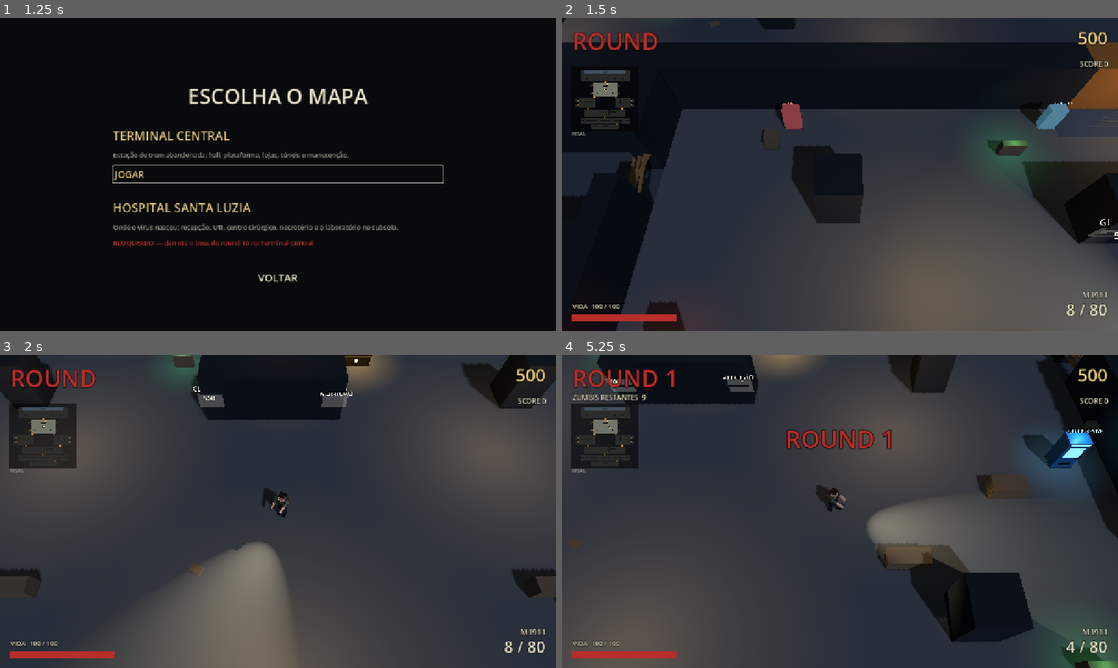
Above: before the commit, frames 1-4 (two rows, left to right).
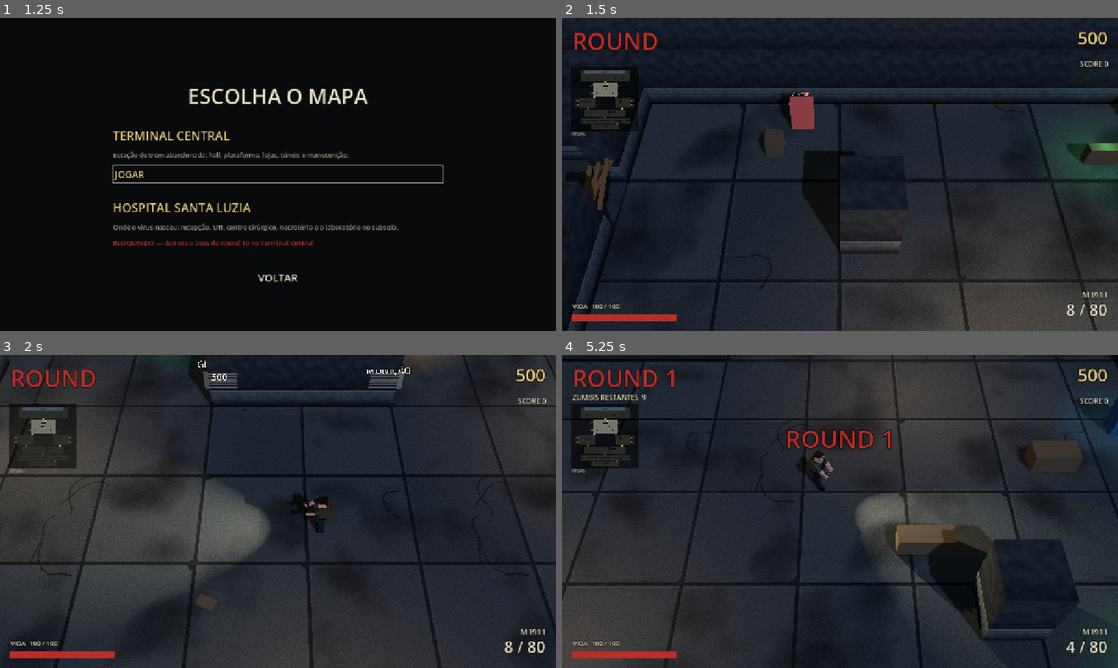
Above: after the commit, the same moments.

Repository: MeioDormindo/tentando-sobreviver-web
Game: Godot game, scene res://scenes/ui/main_menu.tscn
Two runs of this game, one before a commit and one after it. Both use one fixed random seed, a clock stepped at 60 frames per second and the inputs below.
Inputs (mouse positions are in pixels of both pictures, inside the frame that each line leads up to):
- Up to frame 1 (1.25 s): click "JOGAR" at 0.5 s
- Up to frame 2 (1.5 s): click "JOGAR" at 1.25 s
- Up to frame 3 (2 s): no input
- Up to frame 4 (5.25 s): tap Enter at 2 s; move the mouse to (962, 495) at 2.02 s; hold D (move_right) 2.03-2.78 s; hold E (interact) 2.03-2.78 s; click (962, 495) at 2.17 s; tap Space (jump) at 2.27, 3.02, 4.52 s; move the mouse to (728, 527) at 2.77 s; hold S (move_down) 2.78-3.53 s; click (728, 527) at 2.85 s; tap E (interact) at 3.05, 4.55 s; move the mouse to (895, 442) at 3.52 s; hold D (move_right) 3.53-4.28 s; hold E (interact) 3.53-4.28 s; click (895, 442) at 3.67 s; move the mouse to (812, 574) at 4.27 s; hold W (move_up) 4.28-5.03 s; tap V (melee) at 4.35 s; click (812, 574) at 4.42 s; move the mouse to (1006, 558) at 5.02 s; hold A (move_left) from 5.03 s (still down); hold E (interact) from 5.03 s (still down); tap Q (switch_weapon) at 5.1 s; click (1006, 558) at 5.17 s

Frame 1 is identical in both runs. In frame 2, 35% of the frame differs, in the area x 0-100%, y 0-100%; in frame 3, 36%; in frame 4, 34%.

Commit message:
Godot 2.5D (etapa A): câmera top-down 3/4 com antecipação da mira, chão e paredes com a arte do jogo web (SVG rasterizada pelo resvg), oclusão das paredes com pontilhado em volta do jogador
Co-Authored-By: Claude Opus 5.5 <noreply@anthropic.com>

Diff:
--- a/godot/project.godot
+++ b/godot/project.godot
@@ -48,3 +48,18 @@
 ; bem em celulares. Pode ser trocado por plataforma quando o visual pedir.
 renderer/rendering_method="gl_compatibility"
 renderer/rendering_method.mobile="gl_compatibility"
+
+[shader_globals]
+
+occlusion_screen={
+"type": "vec2",
+"value": Vector2(-10, -10)
+}
+occlusion_view_z={
+"type": "float",
+"value": 0.0
+}
+occlusion_aspect={
+"type": "float",
+"value": 1.7778
+}
--- a/godot/scenes/main.tscn
+++ b/godot/scenes/main.tscn
@@ -22,6 +22,7 @@
 [ext_resource type="Resource" path="res://data/configs/achievements.tres" id="20_achievement_data"]
 [ext_resource type="Script" path="res://scripts/systems/power_up_system.gd" id="21_powerups"]
 [ext_resource type="Script" path="res://scripts/systems/minimap_feed.gd" id="24_minimap"]
+[ext_resource type="Script" path="res://scripts/player/camera_occlusion.gd" id="30_occlusion"]
 [ext_resource type="Script" path="res://scripts/events/world_event_system.gd" id="25_events"]
 [ext_resource type="Resource" path="res://data/configs/world_events.tres" id="26_event_data"]
 [ext_resource type="Script" path="res://scripts/quests/serum_quest.gd" id="27_serum"]
@@ -40,9 +41,13 @@
 
 [node name="Camera" type="Camera3D" parent="." node_paths=PackedStringArray("target")]
 current = true
-fov = 50.0
+fov = 35.0
 script = ExtResource("4_camera")
 target = NodePath("../Player")
+
+[node name="Occlusion" type="Node" parent="Camera" node_paths=PackedStringArray("target")]
+script = ExtResource("30_occlusion")
+target = NodePath("../../Player")
 
 [node name="Zombies" type="Node3D" parent="."]
 
--- a/godot/scripts/maps/layout_map.gd
+++ b/godot/scripts/maps/layout_map.gd
@@ -19,6 +19,14 @@
 	"h": Color(0.62, 0.64, 0.6), "l": Color(0.45, 0.5, 0.48), "g": Color(0.5, 0.55, 0.58),
 }
 const WALL_COLOR := Color(0.16, 0.16, 0.15)
+## Arte do jogo web (npm run godot:data → assets/web): textura de cada piso e das paredes.
+## 32 px = 1 m, como no jogo web.
+const FLOOR_ART := {
+	"t": "floor_terminal", "c": "floor_concrete", "m": "floor_metal", "r": "floor_tracks", "u": "floor_tunnel",
+	"w": "floor_wagon", "h": "floor_hospital", "l": "floor_linoleum", "g": "floor_morgue",
+}
+const WEB_ART := "res://assets/web/map/%s.png"
+const PIXELS_PER_METER := 32.0
 const TRAIN_COLOR := Color(0.23, 0.33, 0.4)
 const WINDOW_COLOR := Color(0.55, 0.7, 0.8, 0.35)
 const PROP_COLOR := Color(0.4, 0.33, 0.24)
@@ -312,14 +320,14 @@
 	for ch: String in FLOOR_COLORS:
 		var match_chars := ch + ("DW" if ch == "c" else "")
 		for rect in _merge(func(c: String) -> bool: return match_chars.contains(c)):
-			visuals.add_child(_box_mesh(rect, -0.05, 0.05, _material(FLOOR_COLORS[ch])))
+			visuals.add_child(_box_mesh(rect, -0.05, 0.05, _art_material(FLOOR_ART.get(ch, ""), FLOOR_COLORS[ch])))
 
 
 func _build_solids(ch: String, box_height: float, color: Color, layer: int, label: String) -> void:
 	var group := Node3D.new()
 	group.name = label + "s"
 	nav_region.add_child(group)
-	var material := _material(color)
+	var material: Material = _wall_material(color) if ch == "#" else _material(color)
 	for rect in _merge(func(c: String) -> bool: return c == ch):
 		var body := StaticBody3D.new()
 		body.collision_layer = layer
@@ -628,6 +636,7 @@
 
 ## Malha de caixa cobrindo o retângulo (no plano XZ) entre as alturas `bottom` e `top`.
 func _box_mesh(rect: Rect2, bottom: float, top: float, material: Material, centered := false) -> MeshInstance3D:
+	# (material pode ser um StandardMaterial3D ou o shader das paredes)
 	var mesh := BoxMesh.new()
 	mesh.size = Vector3(rect.size.x, top - bottom, rect.size.y)
 	var instance := MeshInstance3D.new()
@@ -640,6 +649,44 @@
 	return instance
 
 
+## Paredes: arte do web (lateral e topo) e oclusão em volta do jogador (shaders/wall.gdshader).
+func _wall_material(fallback: Color) -> Material:
+	var side := WEB_ART % "wall_full"
+	var top := WEB_ART % "wall_cap"
+	if not ResourceLoader.exists(side) or not ResourceLoader.exists(top):
+		return _material(fallback)
+	var material := ShaderMaterial.new()
+	material.shader = load("res://shaders/wall.gdshader")
+	var side_texture := load(side) as Texture2D
+	var top_texture := load(top) as Texture2D
+	material.set_shader_parameter(&"side_texture", side_texture)
+	material.set_shader_parameter(&"top_texture", top_texture)
+	material.set_shader_parameter(&"side_size", side_texture.get_size() / PIXELS_PER_METER)
+	material.set_shader_parameter(&"top_size", top_texture.get_size() / PIXELS_PER_METER)
+	return material
+
+
+## Material com uma imagem da arte do web, repetindo em coordenadas do mundo (a imagem cobre
+## largura/32 × altura/32 metros) com pixels nítidos. Sem a imagem, cai na cor lisa.
+func _art_material(art: String, fallback: Color) -> StandardMaterial3D:
+	var path := WEB_ART % art
+	if art == "" or not ResourceLoader.exists(path):
+		return _material(fallback)
+	if _materials.has(path):
+		return _materials[path]
+	var texture := load(path) as Texture2D
+	var material := StandardMaterial3D.new()
+	material.albedo_texture = texture
+	material.texture_filter = BaseMaterial3D.TEXTURE_FILTER_NEAREST_WITH_MIPMAPS
+	material.roughness = 0.95
+	material.uv1_triplanar = true
+	material.uv1_world_triplanar = true
+	var size := texture.get_size() / PIXELS_PER_METER
+	material.uv1_scale = Vector3(1.0 / size.x, 1.0 / size.y, 1.0 / size.x)
+	_materials[path] = material
+	return material
+
+
 func _material(color: Color) -> StandardMaterial3D:
 	var key := color.to_html()
 	if not _materials.has(key):
--- /dev/null
+++ b/godot/scripts/player/camera_occlusion.gd
@@ -0,0 +1,26 @@
+class_name CameraOcclusion
+extends Node
+## Oclusão das paredes (especificação 2.5D, §13): informa aos shaders (parâmetros globais)
+## onde o alvo está na tela e a que profundidade, para as paredes na frente dele abrirem
+## um círculo pontilhado. Filho da câmera; sem alvo, o círculo fica fora da tela.
+
+@export var target: Node3D
+## Altura do ponto do alvo que precisa ficar visível (m): mais ou menos o peito.
+@export var target_height: float = 1.0
+
+
+func _process(_delta: float) -> void:
+	var camera := get_parent() as Camera3D
+	if camera == null or target == null or not is_instance_valid(target):
+		RenderingServer.global_shader_parameter_set(&"occlusion_screen", Vector2(-10.0, -10.0))
+		return
+	var point := target.global_position + Vector3.UP * target_height
+	var size := camera.get_viewport().get_visible_rect().size
+	if camera.is_position_behind(point) or size.y <= 0.0:
+		RenderingServer.global_shader_parameter_set(&"occlusion_screen", Vector2(-10.0, -10.0))
+		return
+	var screen := camera.unproject_position(point) / size
+	var view := camera.global_transform.affine_inverse() * point
+	RenderingServer.global_shader_parameter_set(&"occlusion_screen", screen)
+	RenderingServer.global_shader_parameter_set(&"occlusion_view_z", view.z)
+	RenderingServer.global_shader_parameter_set(&"occlusion_aspect", size.x / size.y)
--- a/godot/scripts/player/top_down_camera.gd
+++ b/godot/scripts/player/top_down_camera.gd
@@ -1,29 +1,62 @@
 class_name TopDownCamera
 extends Camera3D
-## Câmera de cima, inclinada (estilo twin-stick), que segue o alvo suavemente.
-## O ângulo é fixo: só a posição acompanha o alvo.
+## Câmera top-down 3/4 (especificação 2.5D pixel): inclinação fixa e perspectiva controlada
+## (FOV baixo, pouca distorção), seguindo o alvo com suavização e adiantando um pouco na
+## direção da mira. O enquadramento é o do jogo web: cerca de 12 m de altura visível e pelo
+## menos 20 m de largura. Também faz o tremor de tela e o zoom configurável.
 
 @export var target: Node3D
-## Posição da câmera em relação ao alvo (m).
-@export var offset: Vector3 = Vector3(0.0, 15.0, 8.5)
+## Inclinação da câmera (graus a partir do chão) e distância até o alvo (m).
+@export_range(35.0, 85.0) var pitch_degrees: float = 55.0
+@export var distance: float = 19.0
+@export var field_of_view: float = 35.0
+## Zoom (1 = padrão; maior aproxima).
+@export var zoom: float = 1.0
 ## Quanto maior, mais rápido alcança o alvo.
 @export var smoothing: float = 8.0
+## Antecipação na direção da mira (como no jogo web): fração da distância até a mira, com limite.
+@export var look_ahead: float = 0.28
+@export var max_look_ahead: float = 4.0
+@export var look_ahead_smoothing: float = 5.0
 
+var _look := Vector3.ZERO
 var _shake_left := 0.0
 var _shake_strength := 0.0
 
 
 func _ready() -> void:
 	Events.screen_shake.connect(shake)
+	fov = field_of_view
+	# Olhando para o "norte" do mapa (-Z), inclinada: a tela tem x à direita e z para baixo,
+	# como o mapa do jogo web e o minimapa.
+	rotation = Vector3(-deg_to_rad(pitch_degrees), 0.0, 0.0)
 	if target:
-		look_at_from_position(target.global_position + offset, target.global_position, Vector3.UP)
+		global_position = _desired_position()
+
+
+## Posição da câmera em relação ao ponto que ela enquadra.
+func offset() -> Vector3:
+	var pitch := deg_to_rad(pitch_degrees)
+	var reach := distance / maxf(0.25, zoom)
+	return Vector3(0.0, sin(pitch) * reach, cos(pitch) * reach)
+
+
+func _desired_position() -> Vector3:
+	return target.global_position + _look + offset()
 
 
 func _physics_process(delta: float) -> void:
 	if target == null:
 		return
-	var desired := target.global_position + offset
-	global_position = global_position.lerp(desired, clampf(smoothing * delta, 0.0, 1.0))
+	# Antecipação: para onde o jogador mira (mouse ou analógico), um pouco à frente.
+	var wanted := Vector3.ZERO
+	var aim: Variant = target.get(&"aim_point")
+	if aim is Vector3:
+		wanted = (aim as Vector3) - target.global_position
+		wanted.y = 0.0
+		wanted = (wanted * look_ahead).limit_length(max_look_ahead)
+	_look = _look.lerp(wanted, clampf(look_ahead_smoothing * delta, 0.0, 1.0))
+	global_position = global_position.lerp(_desired_position(), clampf(smoothing * delta, 0.0, 1.0))
 	if _shake_left > 0.0:
 		_shake_left -= delta
 		h_offset = randf_range(-1.0, 1.0) * _shake_strength
--- /dev/null
+++ b/godot/shaders/wall.gdshader
@@ -0,0 +1,56 @@
+// Parede 2.5D: arte do jogo web aplicada pela posição no mundo (32 px = 1 m) e oclusão —
+// onde a parede fica entre a câmera e o jogador, abre um círculo com pontilhado pixelado
+// (dither 4×4) para ele continuar visível. Posição do jogador vem de CameraOcclusion.
+shader_type spatial;
+
+uniform sampler2D side_texture : source_color, filter_nearest_mipmap, repeat_enable;
+uniform sampler2D top_texture : source_color, filter_nearest_mipmap, repeat_enable;
+// Quantos metros cada imagem cobre (largura, altura).
+uniform vec2 side_size = vec2(2.0, 3.0);
+uniform vec2 top_size = vec2(2.0, 2.0);
+// Raio do círculo (fração da altura da tela).
+uniform float occlusion_radius = 0.14;
+
+global uniform vec2 occlusion_screen;
+global uniform float occlusion_view_z;
+global uniform float occlusion_aspect;
+
+varying vec3 world_pos;
+varying vec3 world_normal;
+
+void vertex() {
+	world_pos = (MODEL_MATRIX * vec4(VERTEX, 1.0)).xyz;
+	world_normal = normalize((MODEL_MATRIX * vec4(NORMAL, 0.0)).xyz);
+}
+
+float bayer4(vec2 p) {
+	int x = int(mod(p.x, 4.0));
+	int y = int(mod(p.y, 4.0));
+	int index = x + y * 4;
+	int m[16] = int[16](0, 8, 2, 10, 12, 4, 14, 6, 3, 11, 1, 9, 15, 7, 13, 5);
+	return (float(m[index]) + 0.5) / 16.0;
+}
+
+void fragment() {
+	vec3 n = abs(world_normal);
+	vec3 color;
+	if (n.y > 0.5) {
+		color = texture(top_texture, world_pos.xz / top_size).rgb;
+	} else if (n.x > n.z) {
+		color = texture(side_texture, vec2(world_pos.z, -world_pos.y) / side_size).rgb;
+	} else {
+		color = texture(side_texture, vec2(world_pos.x, -world_pos.y) / side_size).rgb;
+	}
+	ALBEDO = color;
+	ROUGHNESS = 0.95;
+	// Oclusão: só a parte da parede mais perto da câmera que o jogador.
+	vec2 d = SCREEN_UV - occlusion_screen;
+	d.x *= occlusion_aspect;
+	float t = length(d) / occlusion_radius;
+	if (t < 1.0 && VERTEX.z > occlusion_view_z + 0.4) {
+		// Centro vazado, borda pontilhada em pixels grandes (2×2).
+		if (bayer4(floor(FRAGCOORD.xy / 2.0)) > smoothstep(0.55, 1.0, t)) {
+			discard;
+		}
+	}
+}
Binary file added: godot/assets/web/events/gas_pipe.png
Not shown, added: godot/assets/web/events/gas_pipe.png.import
Binary file added: godot/assets/web/events/parachute.png
Not shown, added: godot/assets/web/events/parachute.png.import
Binary file added: godot/assets/web/events/supply_crate.png
Not shown, added: godot/assets/web/events/supply_crate.png.import
Binary file added: godot/assets/web/events/train_car.png
Not shown, added: godot/assets/web/events/train_car.png.import
Binary file added: godot/assets/web/events/train_head.png
Not shown, added: godot/assets/web/events/train_head.png.import
Binary file added: godot/assets/web/machines/mystery_box.png
Not shown, added: godot/assets/web/machines/mystery_box.png.import
(and 148 more such lines)
